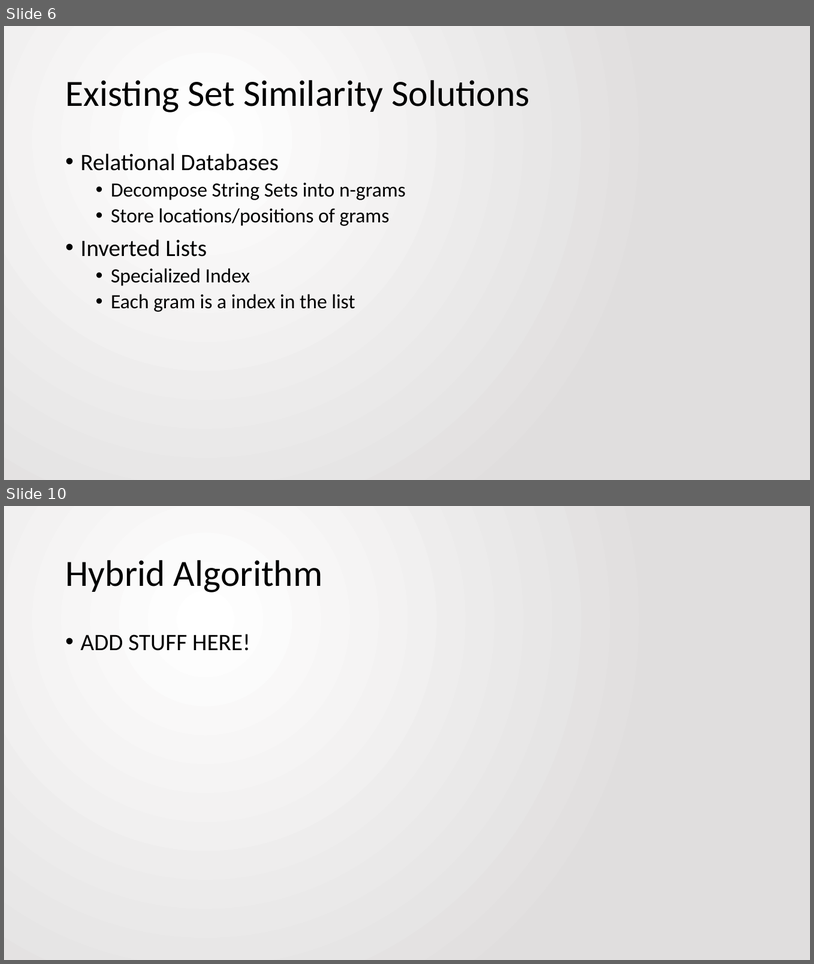
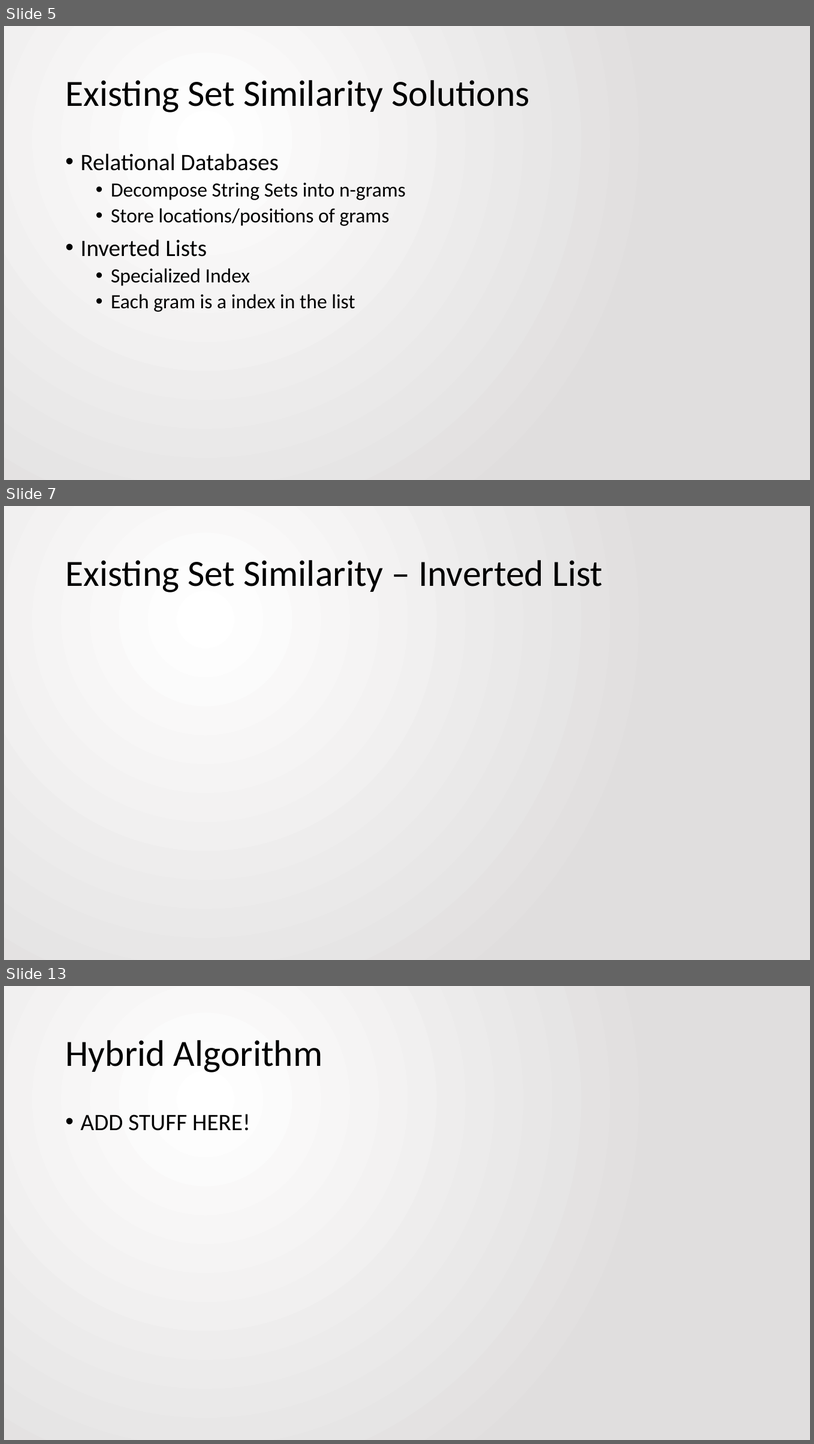
Before and after one commit to jbfitz/EECS405, a slide deck: Paper Presentation/EECS405.PattersonFitzpatrick.PaperPresentation.pptx. Shown one above the other, each under a label of ours: slides 6 and 10 before the commit, slides 5, 7 and 13 after it; the slides between them are not shown. The pictures are 814x964 and 814x1444 pixels, drawn with LibreOffice and Linux fonts; fonts in the diff are those of the drawing. Boxes give left, top, right and bottom in pixels: in the first picture for what was removed or moved away, otherwise in the second. Text is boxed around its words. In the diff, an @@ line names an element or a change of style, - is before the commit and + after.

```diff
--- a/Paper Presentation/EECS405.PattersonFitzpatrick.PaperPresentation.pptx
+++ b/Paper Presentation/EECS405.PattersonFitzpatrick.PaperPresentation.pptx
@@ slide 7 added at [4,506,810,960], background gradient #FFFFFF to #E1DFDF @@
@@ title added at [65,560,603,592], 44 pt, text #000000 @@
+Existing Set Similarity – Inverted List
@@ what was slide 6 is now slide 5 @@
@@ what was slide 10 is now slide 13 @@
```
Also in this commit, not shown: 5 slides changed, 3 other slides added, 1 slide removed.
